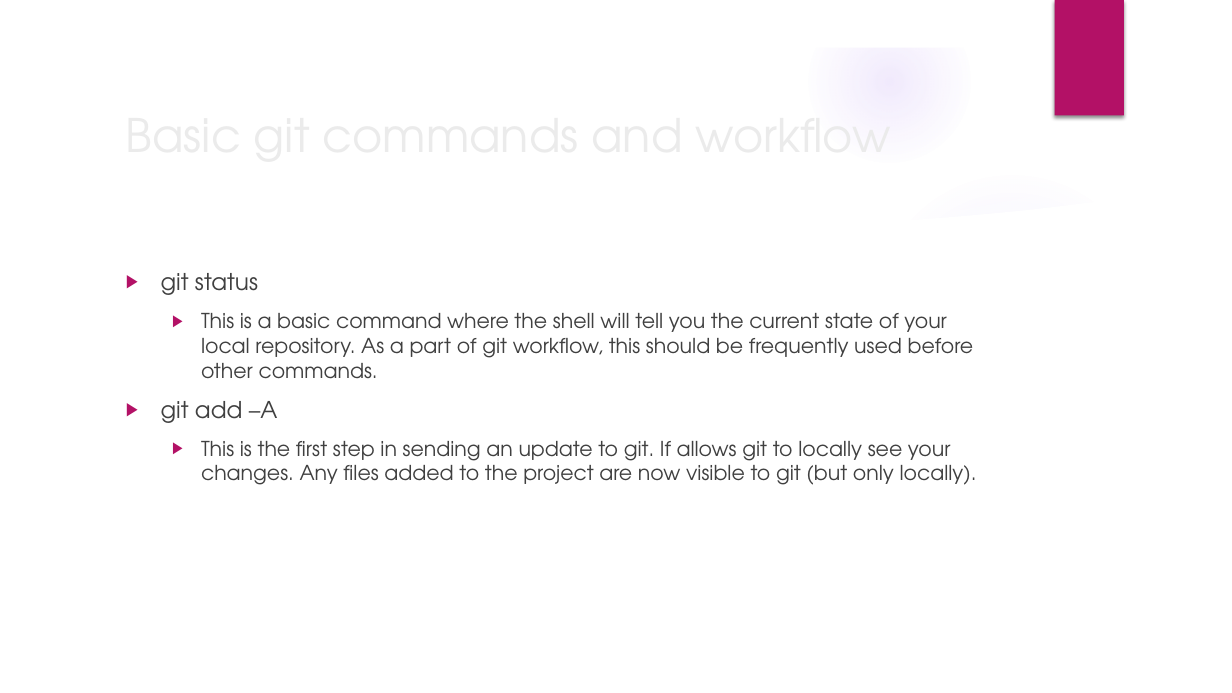
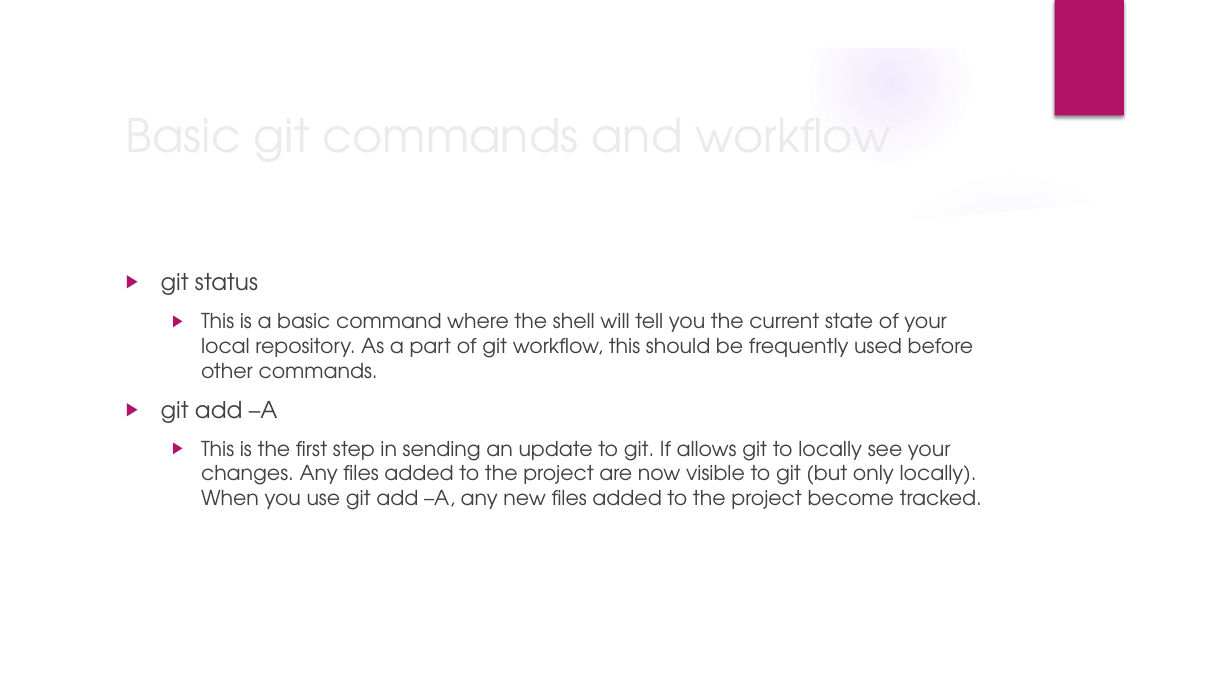
Before and after one commit to cdobos/git_session, a slide deck: slide 6 of Intro to git.pptx. Drawn at 1232x693 pixels with LibreOffice and Linux fonts; fonts in the diff are those of the drawing; background and template pictures are left out. Boxes give left, top, right and bottom in pixels: in the first picture for what was removed or moved away, otherwise in the second. Text is boxed around its words. In the diff, an @@ line names an element or a change of style, - is before the commit and + after.

Commit message:
added to definition of basic commands

```diff
--- a/Intro to git.pptx
+++ b/Intro to git.pptx
@@ text at (201,441,982,510): text changed @@
-  ▶ This is the first step in sending an update to git. If allows git to locally see your changes. Any files added to the project are now visible to git (but only locally).
+  ▶ This is the first step in sending an update to git. If allows git to locally see your changes. Any files added to the project are now visible to git (but only locally). When you use git add –A, any new files added to the project become tracked.
```
Also in this commit, not shown: 4 other slides changed.
